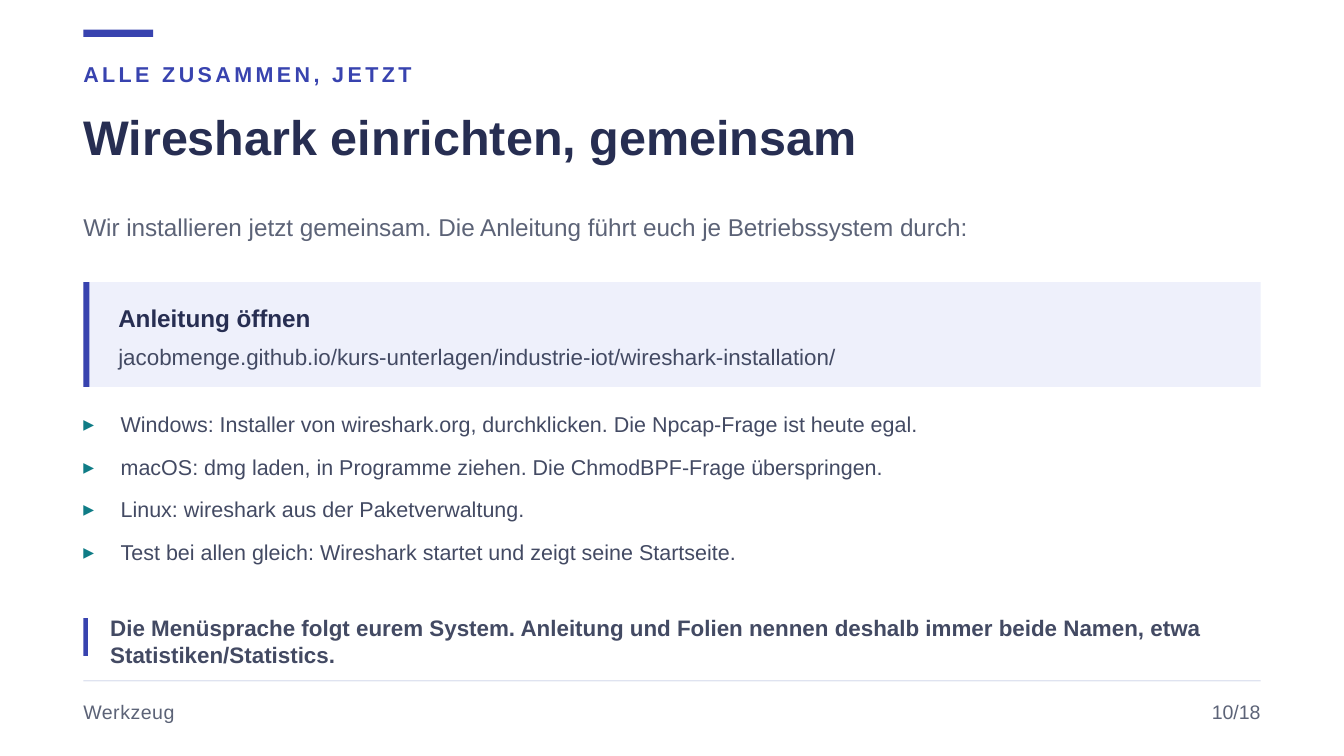
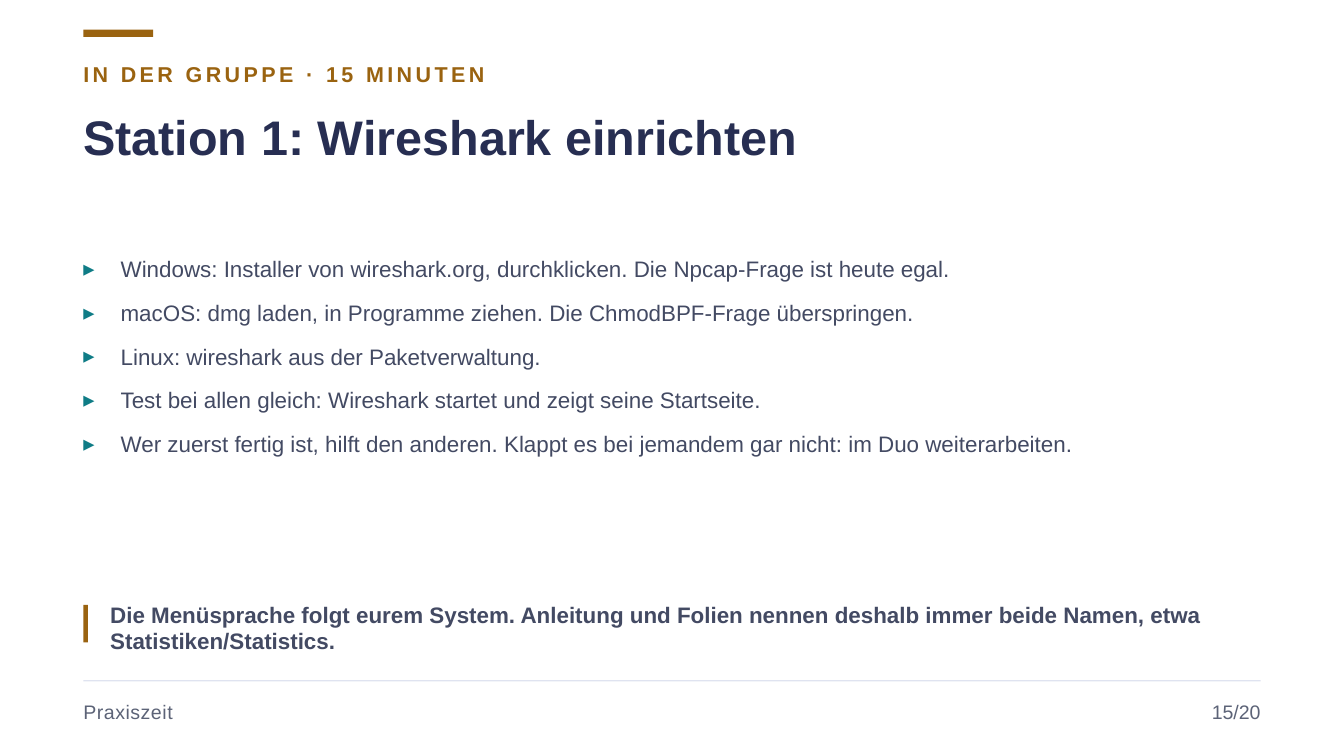
Before and after one commit to JacobMenge/kurs-unterlagen, a slide deck: slide 19 of folien/09-industrie-iot.pptx (slide 12 before the commit). Drawn at 1344x756 pixels with LibreOffice and Linux fonts; fonts in the diff are those of the drawing. Boxes give left, top, right and bottom in pixels: in the first picture for what was removed or moved away, otherwise in the second. Text is boxed around its words. In the diff, an @@ line names an element or a change of style, - is before the commit and + after.

Commit message:
neue anleitung

```diff
--- a/folien/09-industrie-iot.pptx
+++ b/folien/09-industrie-iot.pptx
@@ rectangle at (83,30,153,38): fill #3843AF to #9A6310 @@
@@ text at (83,67,484,83): text changed; text colour #3843AF to #9A6310 @@
-ALLE ZUSAMMEN, JETZT
+IN DER GRUPPE · 15 MINUTEN
@@ text at (83,120,797,156): text changed @@
-Wireshark einrichten, gemeinsam
+Station 1: Wireshark einrichten
@@ text removed at (83,218,967,241) @@
-Wir installieren jetzt gemeinsam. Die Anleitung führt euch je Betriebssystem durch:
@@ text "Windows: Installer von wireshark.org, durchklicken. ...": place and size @@
-text "Windows: Installer von wireshark.org, durchklicken. ..." at (121,416,918,565)
+text "Windows: Installer von wireshark.org, durchklicken. ..." at (121,260,1072,457)
@@ text at (121,260,949,413): size 11.5 to 12 pt in "Windows: Installer von wireshark.org, durchklicken. Die Npca ...", "macOS: dmg laden, in Programme ziehen. Die ...", "Linux: wireshark aus der Paketverwaltung.", "Test bei allen gleich: Wireshark startet und ..." @@
@@ rectangle removed at (83,282,1261,387) @@
@@ rectangle removed at (83,282,89,387) @@
@@ text removed at (118,309,311,332) @@
-Anleitung öffnen
@@ text removed at (118,349,835,370) @@
-jacobmenge.github.io/kurs-unterlagen/industrie-iot/wireshark-installation/
@@ text at (121,435,1072,457): paragraph added @@
+▸ Wer zuerst fertig ist, hilft den anderen. Klappt es bei jemandem gar nicht: im Duo weiterarbeiten.
@@ text "Die Menüsprache folgt eurem System. ...": place and size @@
-text "Die Menüsprache folgt eurem System. ..." at (110,619,1200,664)
+text "Die Menüsprache folgt eurem System. ..." at (110,606,1200,650)
@@ rectangle: place and size @@
-rectangle at (83,618,89,656)
+rectangle at (83,605,89,642)
@@ rectangle at (83,605,89,642): fill #3843AF to #9A6310 @@
@@ text at (83,705,172,719): text changed @@
-Werkzeug
+Praxiszeit
@@ text at (1212,705,1261,719): text changed @@
-10/18
+15/20
```
Also in this commit, not shown: 19 other slides changed, 4 slides added, 1 slide removed, 7 other files.
